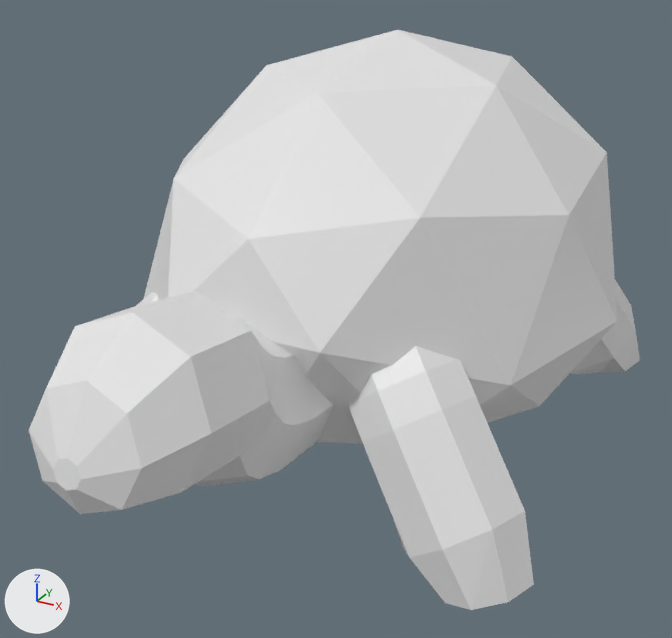
The Blender file 254 - Codename Tortoise/Assets/Models/Tortoise Basic model .blend, before and after one commit.
Before and after are seen from a camera (50 mm lens) standing at (3.35, -5.16, 2.67) and looking at (0.52, -0.03, 0.11). Lighting does not change. The marker at lower left points along +X, +Y and +Z.

Names of what the first picture shows: 'Cylinder', 'Cylinder.001', 'Head and neck', 'Shell'.
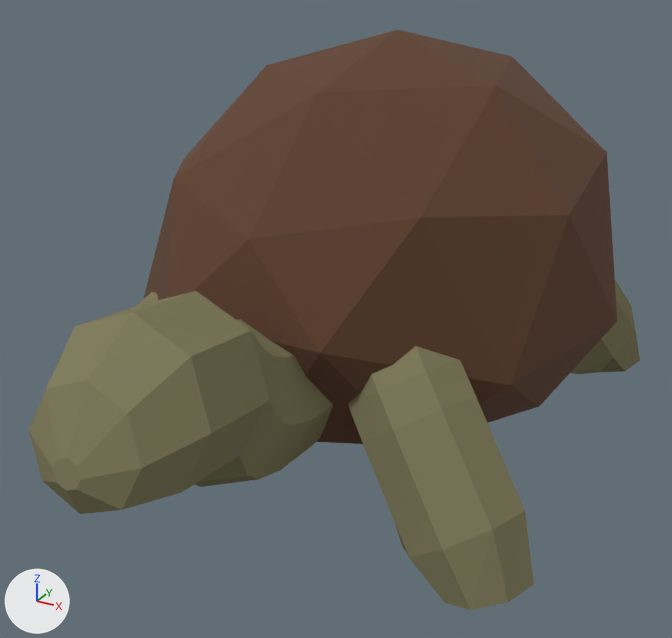
Pixel boxes [x1, y1, x2, y2] of what changed, in the pictures (672 x 638 px):
'Shell', recoloured (white to brown)
    both: [144, 30, 617, 444]
'Head and neck', recoloured (white to yellow)
    both: [29, 291, 333, 514]
'Cylinder', recoloured (white to yellow)
    both: [348, 346, 534, 610]
'Cylinder.001', recoloured (grey to yellow)
    both: [570, 280, 640, 374]

Diff of the bpy script that builds the scene:
```diff
--- a/254 - Codename Tortoise/Assets/Models/Tortoise Basic model .blend.py
+++ b/254 - Codename Tortoise/Assets/Models/Tortoise Basic model .blend.py
@@ mat_tortoise @@
+mat_tortoise = principled_material('tortoise')
+mat_tortoise.base_color = (0.227, 0.212, 0.117)  # yellow #837f60
+mat_tortoise.specular_ior_level = 0.0
@@ mat_shell @@
+mat_shell = principled_material('shell')
+mat_shell.base_color = (0.119, 0.0537, 0.0279)  # brown #61422f
+mat_shell.roughness = 1.0
@@ me_icosphere @@
 me_icosphere.from_pydata(...)  # 42 vertices, 80 faces; spans x -1.61..1.61, y -1.69..1.69, z -0.95..1.69
+me_icosphere.materials.append(mat_shell)  # brown #61422f
@@ me_cylinder @@
 me_cylinder.from_pydata(...)  # 80 vertices, 74 faces; spans x -0.66..0.4, y -0.38..0.38, z -0.87..1.03
+me_cylinder.materials.append(mat_tortoise)  # yellow #837f60
@@ me_cylinder_001 @@
 me_cylinder_001.from_pydata(...)  # 72 vertices, 66 faces; spans x -0.7..0.38, y -0.38..1.19, z -0.99..0.85
+me_cylinder_001.materials.append(mat_tortoise)  # yellow #837f60
@@ me_cylinder_002 @@
 me_cylinder_002.from_pydata(...)  # 72 vertices, 66 faces; spans x -0.7..0.38, y -0.38..1.19, z -0.99..0.85
+me_cylinder_002.materials.append(mat_tortoise)  # yellow #837f60
```
